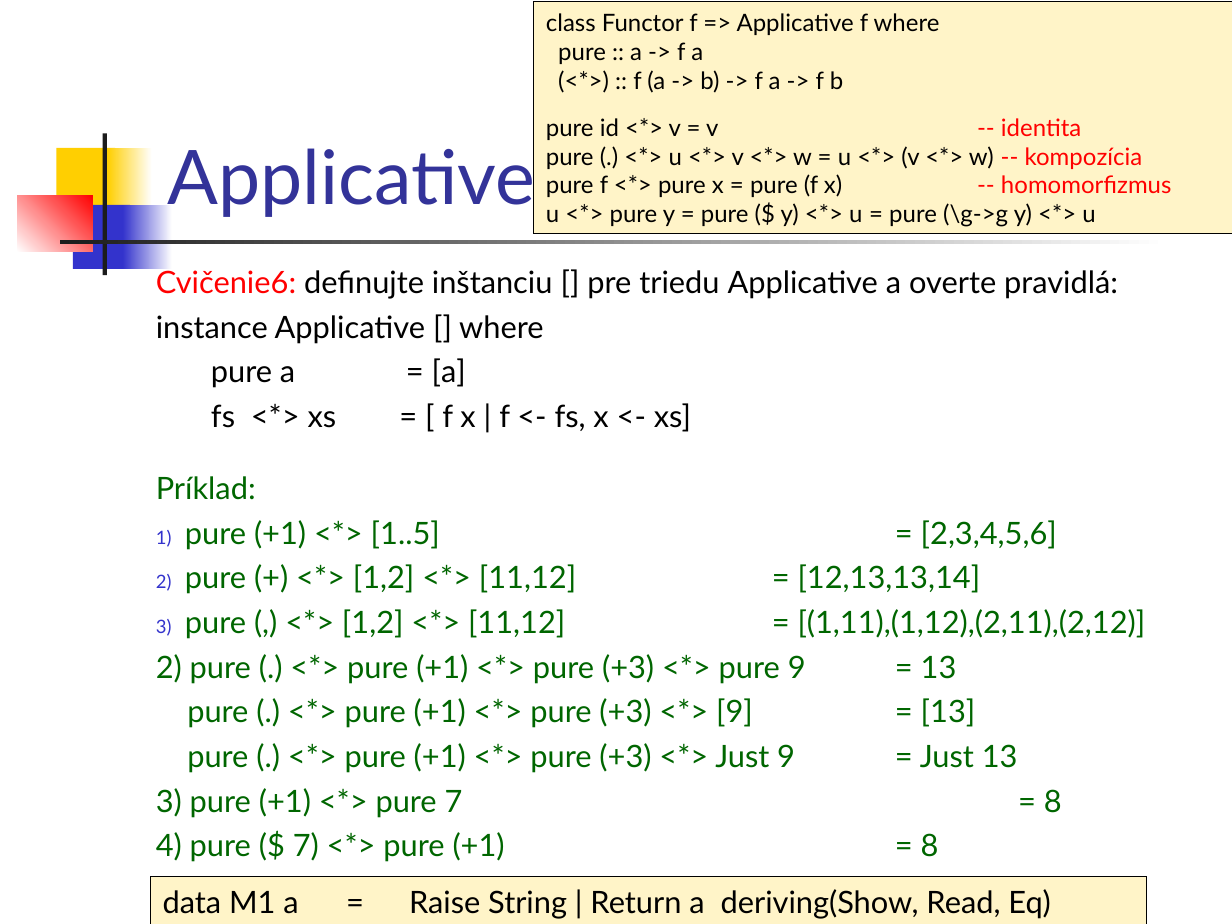
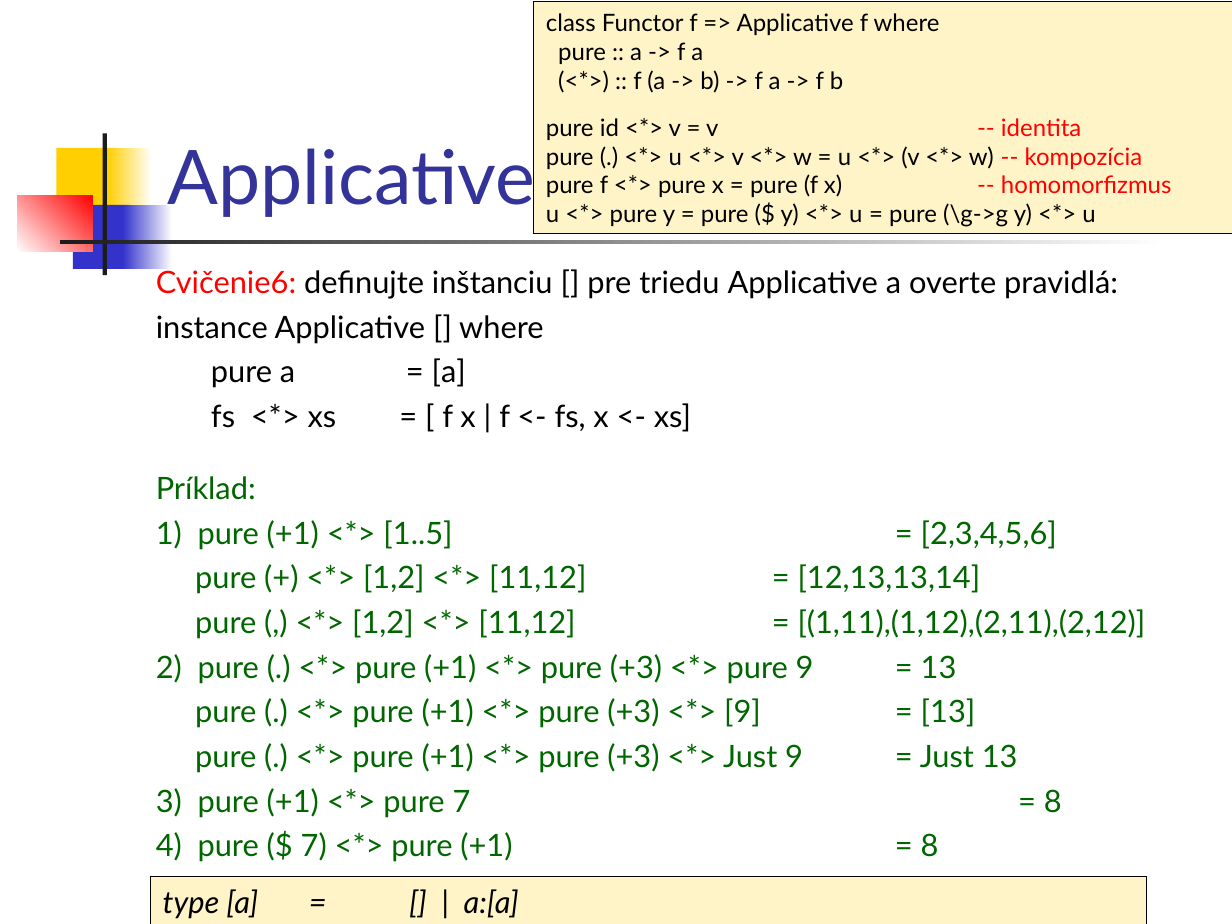
Before and after one commit to Funkcionalne/Prednasky, a slide deck: slide 19 of 11/11_fpro.ppt. Drawn at 1232x924 pixels with LibreOffice and Linux fonts; fonts in the diff are those of the drawing. Boxes give left, top, right and bottom in pixels: in the first picture for what was removed or moved away, otherwise in the second. Text is boxed around its words. In the diff, an @@ line names an element or a change of style, - is before the commit and + after.

```diff
--- a/11/11_fpro.ppt
+++ b/11/11_fpro.ppt
@@ text at bbox=[156, 520, 1057, 550]: text changed @@
-1) pure (+1) <*> [1..5] = [2,3,4,5,6]
+1) pure (+1) <*> [1..5] = [2,3,4,5,6]
@@ text at bbox=[195, 564, 1146, 639]: bullet 1) to none @@
@@ text in rectangle at bbox=[163, 889, 519, 919]: text changed; italic on @@
-data M1 a = Raise String | Return a deriving(Show, Read, Eq)
+type [a] = [] | a:[a]
```
Also in this commit, not shown: 33 other slides changed, 1 slide added, 6 other files.
